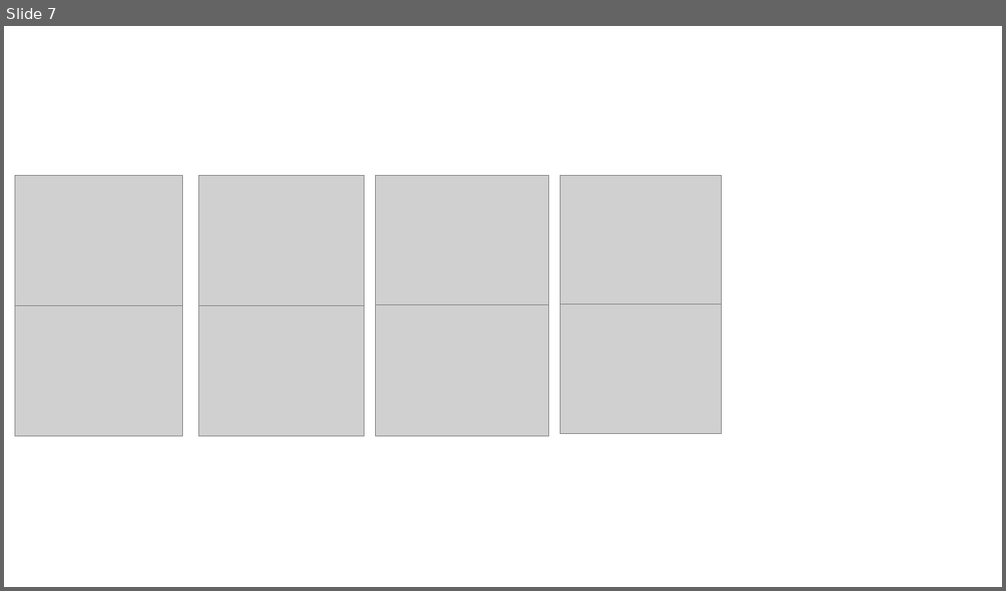
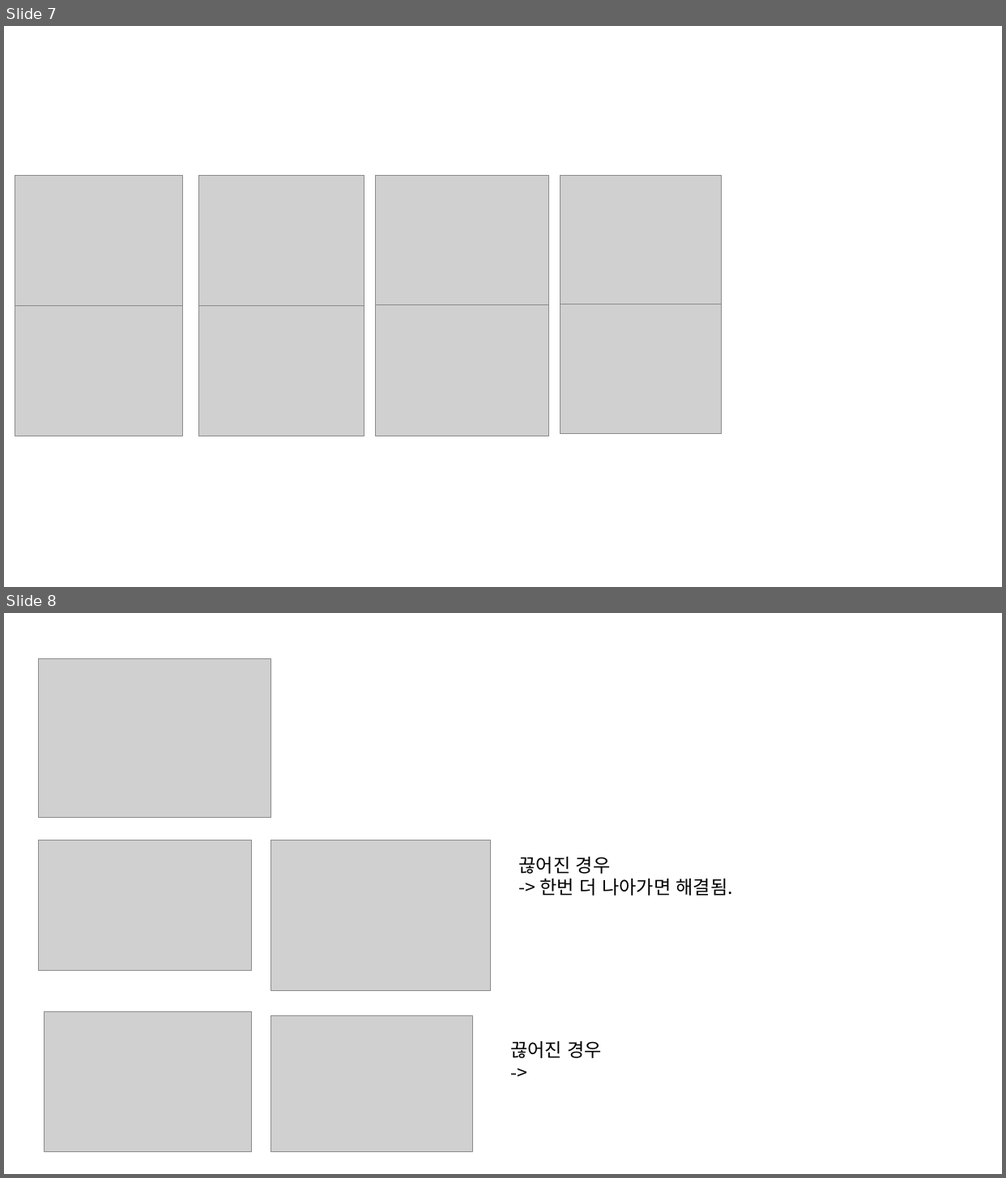
Before and after one commit to mike-kang/test_perspective, a slide deck: dewarp_test.pptx. Shown one above the other, each under a label of ours: slide 7 before the commit, slides 7 and 8 after it. The pictures are 1006x591 and 1006x1178 pixels, drawn with LibreOffice and Linux fonts; fonts in the diff are those of the drawing; grey boxes stand for pictures. Boxes give left, top, right and bottom in pixels: in the first picture for what was removed or moved away, otherwise in the second. Text is boxed around its words. In the diff, an @@ line names an element or a change of style, - is before the commit and + after.

Commit message:
update

```diff
--- a/dewarp_test.pptx
+++ b/dewarp_test.pptx
@@ slide 8 added at (x1=4, y1=613, x2=1002, y2=1174), background #FFFFFF @@
@@ picture added at (x1=39, y1=659, x2=270, y2=818) @@
@@ picture added at (x1=39, y1=840, x2=251, y2=971) @@
@@ picture added at (x1=271, y1=840, x2=492, y2=990) @@
@@ text added at (x1=519, y1=857, x2=733, y2=896), 18 pt, text #000000 @@
+끊어진 경우
+-> 한번 더 나아가면 해결됨.
@@ picture added at (x1=44, y1=1012, x2=252, y2=1152) @@
@@ picture added at (x1=271, y1=1016, x2=473, y2=1152) @@
@@ text added at (x1=510, y1=1041, x2=602, y2=1059), 18 pt, text #000000 @@
+끊어진 경우
+->
```
